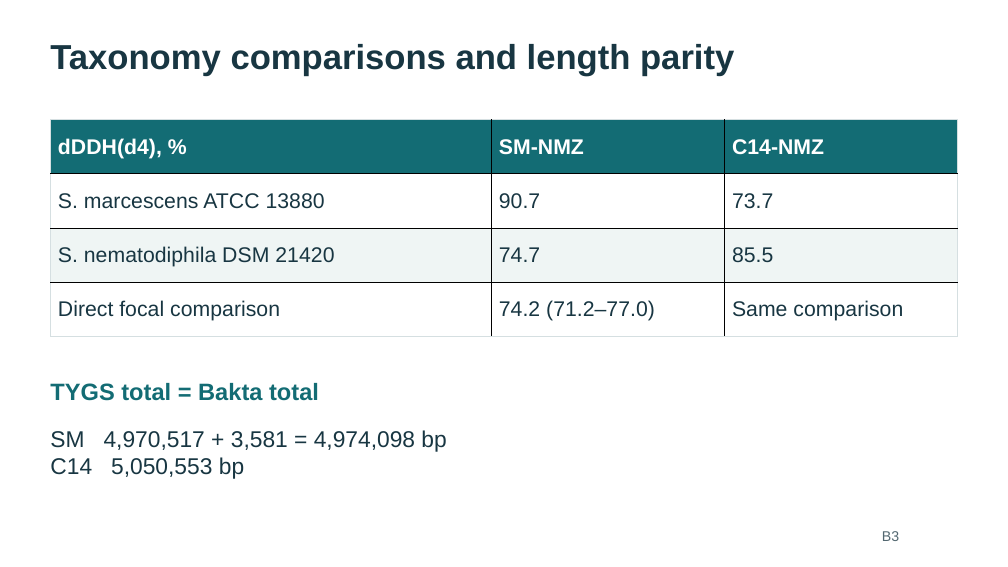
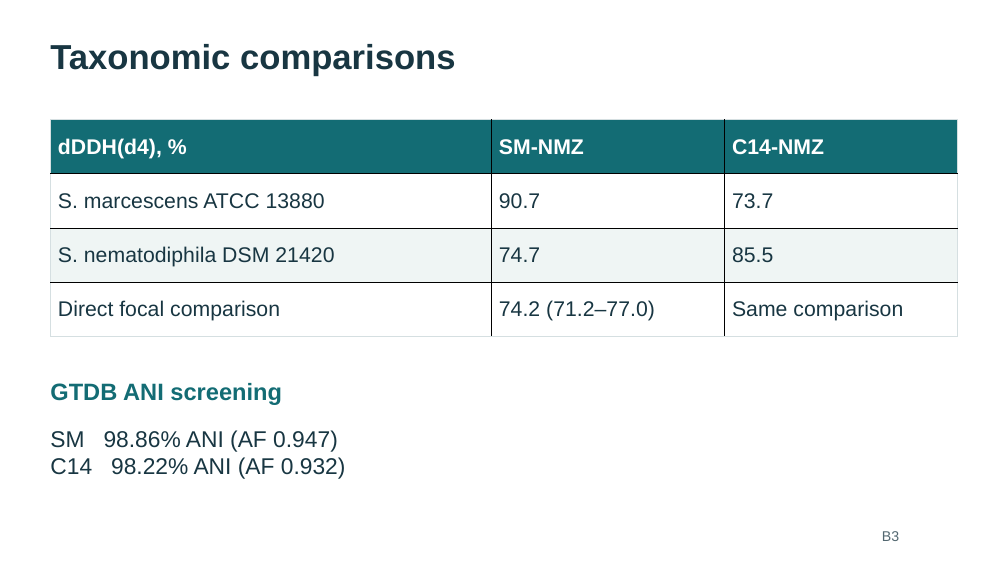
Before and after one commit to WhyAdr/sm-manu, a slide deck: slide 15 of explainer/NMZ-Serratia-genomics-explainer-2026-10-20.pptx. Drawn at 1008x567 pixels with LibreOffice and Linux fonts; fonts in the diff are those of the drawing. Boxes give left, top, right and bottom in pixels: in the first picture for what was removed or moved away, otherwise in the second. Text is boxed around its words. In the diff, an @@ line names an element or a change of style, - is before the commit and + after.

Commit message:
Replace phylogram export and remove editorial presentation wording

```diff
--- a/explainer/NMZ-Serratia-genomics-explainer-2026-10-20.pptx
+++ b/explainer/NMZ-Serratia-genomics-explainer-2026-10-20.pptx
@@ text at box(50, 44, 455, 76): text changed @@
-Taxonomy comparisons and length parity
+Taxonomic comparisons
@@ text at box(50, 383, 282, 405): text changed @@
-TYGS total = Bakta total
+GTDB ANI screening
@@ text at box(50, 430, 346, 479): text changed @@
-SM 4,970,517 + 3,581 = 4,974,098 bp
-C14 5,050,553 bp
+SM 98.86% ANI (AF 0.947)
+C14 98.22% ANI (AF 0.932)
```
Also in this commit, not shown: 2 other slides changed, 34 other files.
